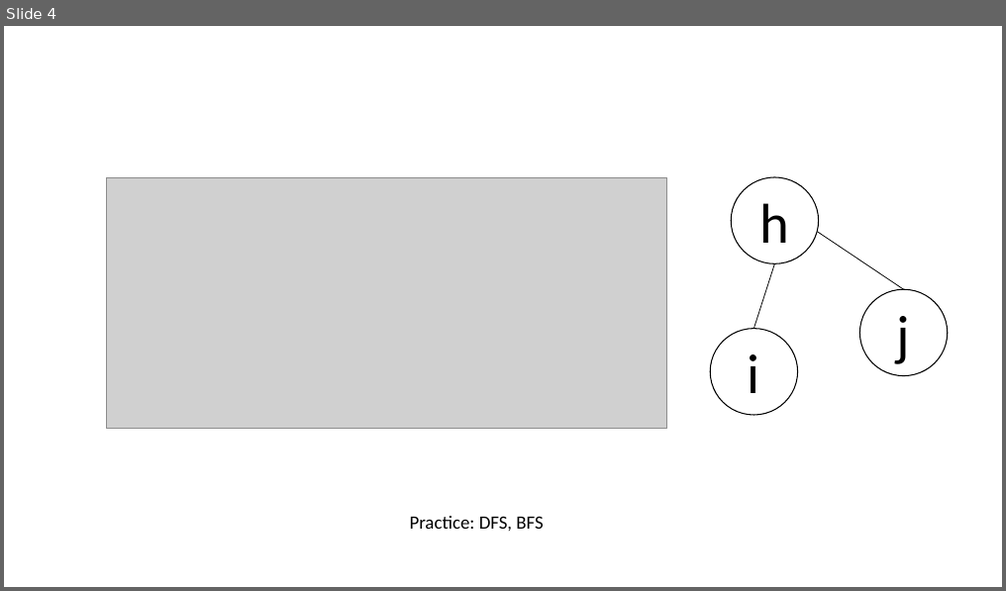
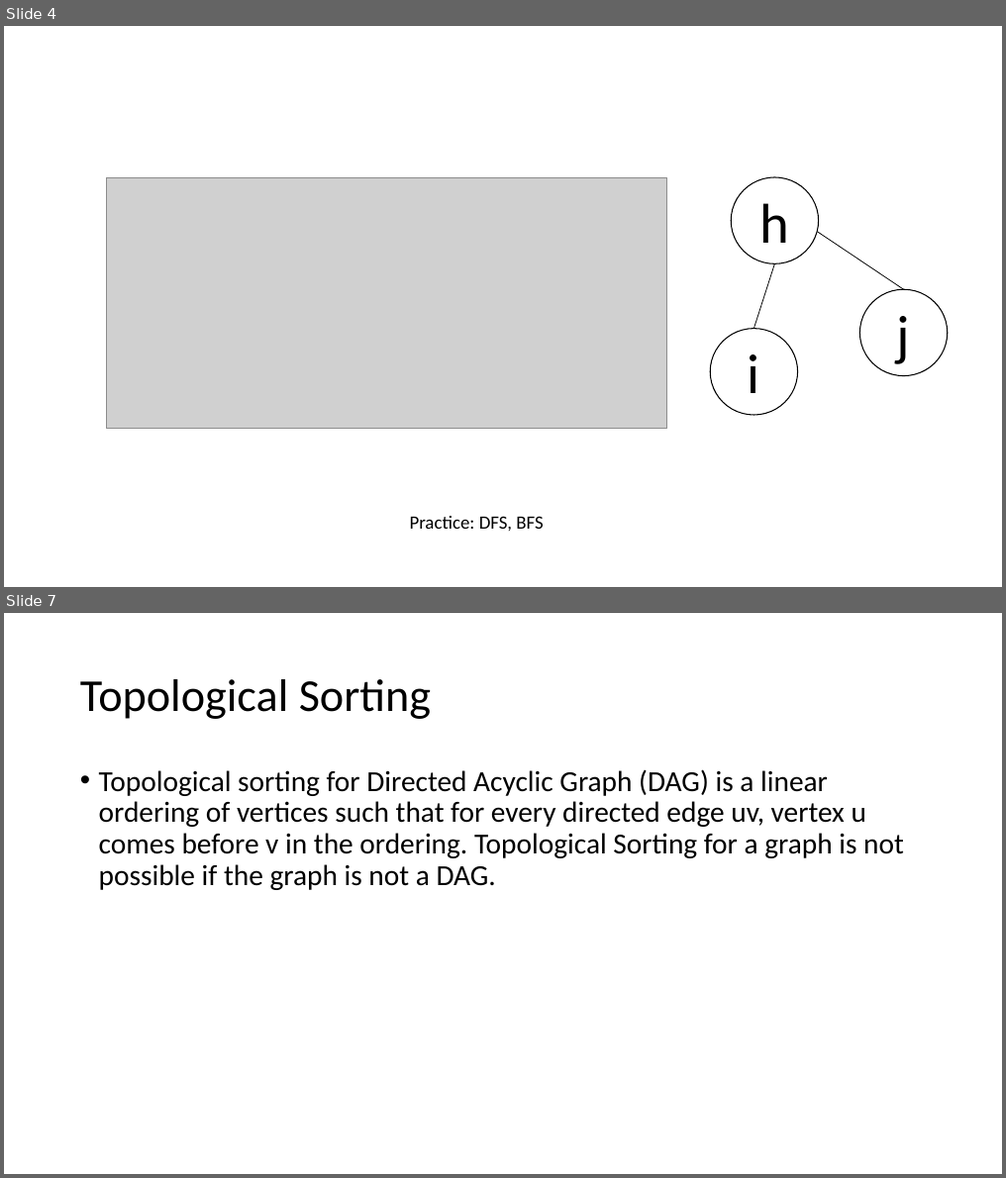
Before and after one commit to CMPT306/CMPT306.github.io, a slide deck: handouts/graphs/Graph Examples.pptx. Shown one above the other, each under a label of ours: slide 4 before the commit, slides 4 and 7 after it; the slides between them are not shown. The pictures are 1006x591 and 1006x1178 pixels, drawn with LibreOffice and Linux fonts; fonts in the diff are those of the drawing; grey boxes stand for pictures. Boxes give left, top, right and bottom in pixels: in the first picture for what was removed or moved away, otherwise in the second. Text is boxed around its words. In the diff, an @@ line names an element or a change of style, - is before the commit and + after.

Commit message:
graph

```diff
--- a/handouts/graphs/Graph Examples.pptx
+++ b/handouts/graphs/Graph Examples.pptx
@@ slide 7 added at [4,613,1002,1174], background #FFFFFF @@
@@ title added at [80,679,431,719], 44 pt, text #000000 @@
+Topological Sorting
@@ text added at [99,769,904,890], 28 pt, text #000000 @@
+• Topological sorting for Directed Acyclic Graph (DAG) is a linear ordering of vertices such that for every directed edge uv, vertex u comes before v in the ordering. Topological Sorting for a graph is not possible if the graph is not a DAG.
```
Also in this commit, not shown: 4 other slides added, 1 slide removed.
